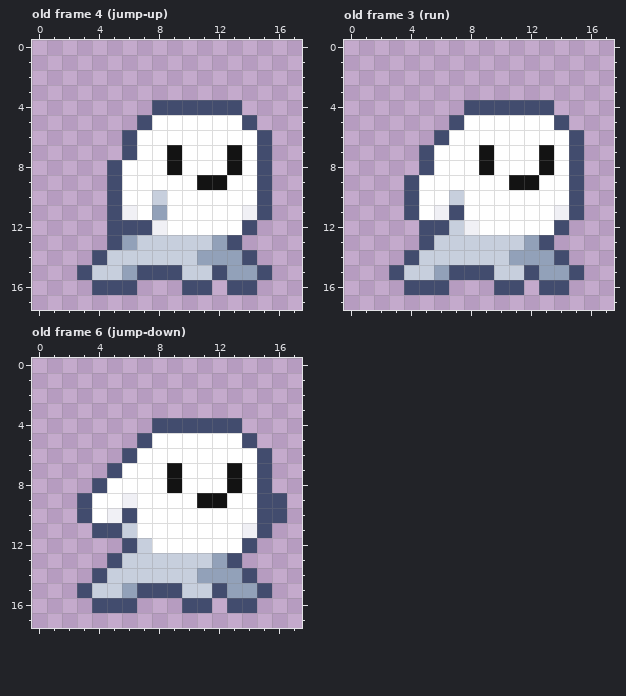
Edited in one commit: pixel-art file (assets/puppy.aseprite). The picture above is the old version.
18x18 pixels, 6 frames. Shown: old frame 4 (jump-up), old frame 3 (run), old frame 6 (jump-down).
Once edited:
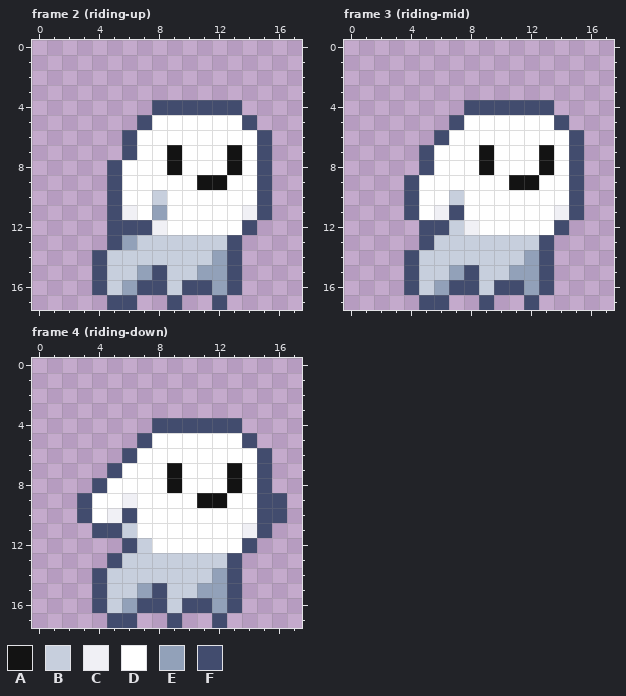
Palette (. is transparent): A #131313  B #c7cfdd  C #f0f0f5  D #ffffff  E #92a1b9  F #424c6e
A new or re-ordered frame is compared with the old frame closest to it.
Diff:
frames 6 -> 9
--- frame 2 (riding-up) is new; against old frame 4 (jump-up)
@@ x 0..17 @@
 12 .....FFFCDDDDDF...
-13 .....FEBBBBBEF....
-14 ....FBBBBBBEEEF...
-15 ...FBBEFFFBBFEEF..
-16 ....FFF...FF.FF...
-17 ..................
+13 .....FEBBBBBBF....
+14 ....FBBBBBBBEF....
+15 ....FBBEFBBEEF....
+16 ....FBEFFBFFEF....
+17 .....FF..F..F.....
--- frame 3 (riding-mid) is new; against old frame 3 (run)
@@ x 0..17 @@
 12 .....FFBCDDDDDF...
-13 .....FBBBBBBEF....
-14 ....FBBBBBBEEEF...
-15 ...FBBEFFFBBFEEF..
-16 ....FFF...FF.FF...
-17 ..................
+13 .....FBBBBBBBF....
+14 ....FBBBBBBBEF....
+15 ....FBBEFBBEEF....
+16 ....FBEFFBFFEF....
+17 .....FF..F..F.....
--- frame 4 (riding-down) is new; against old frame 6 (jump-down)
@@ x 0..17 @@
 12 ......FBDDDDDDF...
-13 .....FBBBBBBEF....
-14 ....FBBBBBBEEEF...
-15 ...FBBEFFFBBFEEF..
-16 ....FFF...FF.FF...
-17 ..................
+13 .....FBBBBBBBF....
+14 ....FBBBBBBBEF....
+15 ....FBBEFBBEEF....
+16 ....FBEFFBFFEF....
+17 .....FF..F..F.....
Boxes around the changes in both pictures, in picture pixels (x1, y1, x2, y2):
changed: (77, 235, 272, 310)
changed: (389, 235, 584, 310)
changed: (77, 553, 272, 628)
